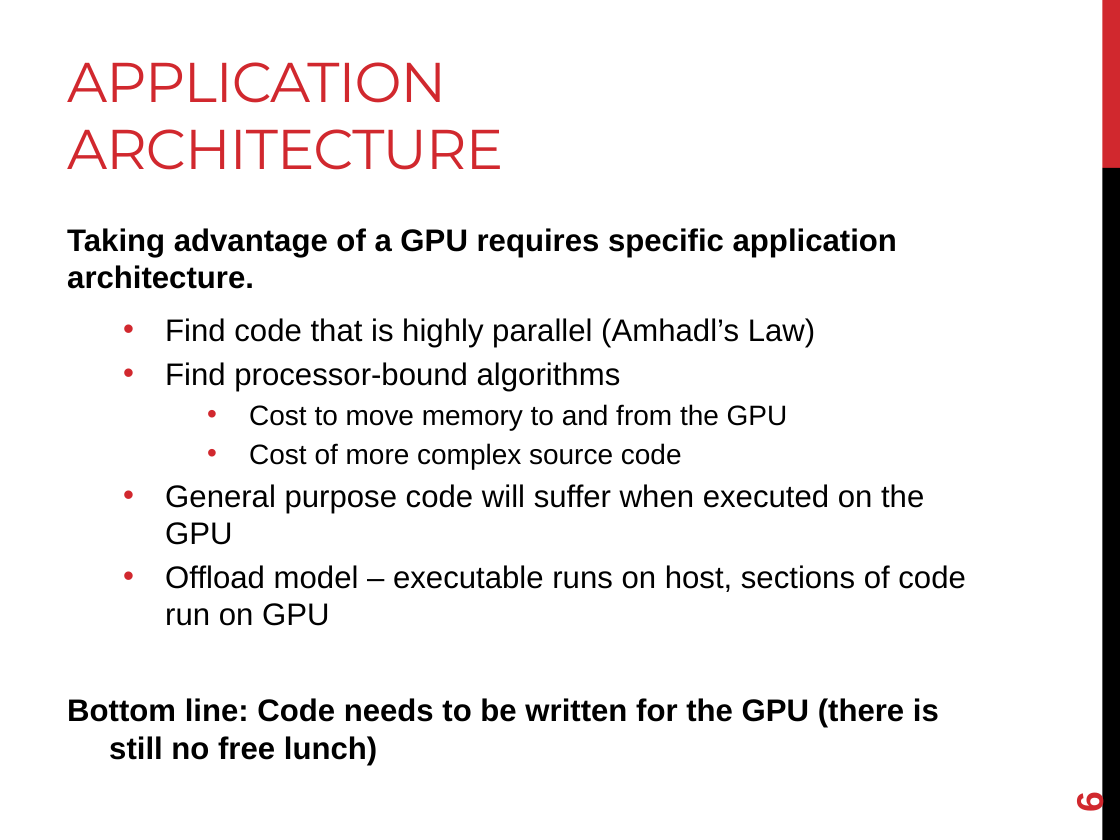
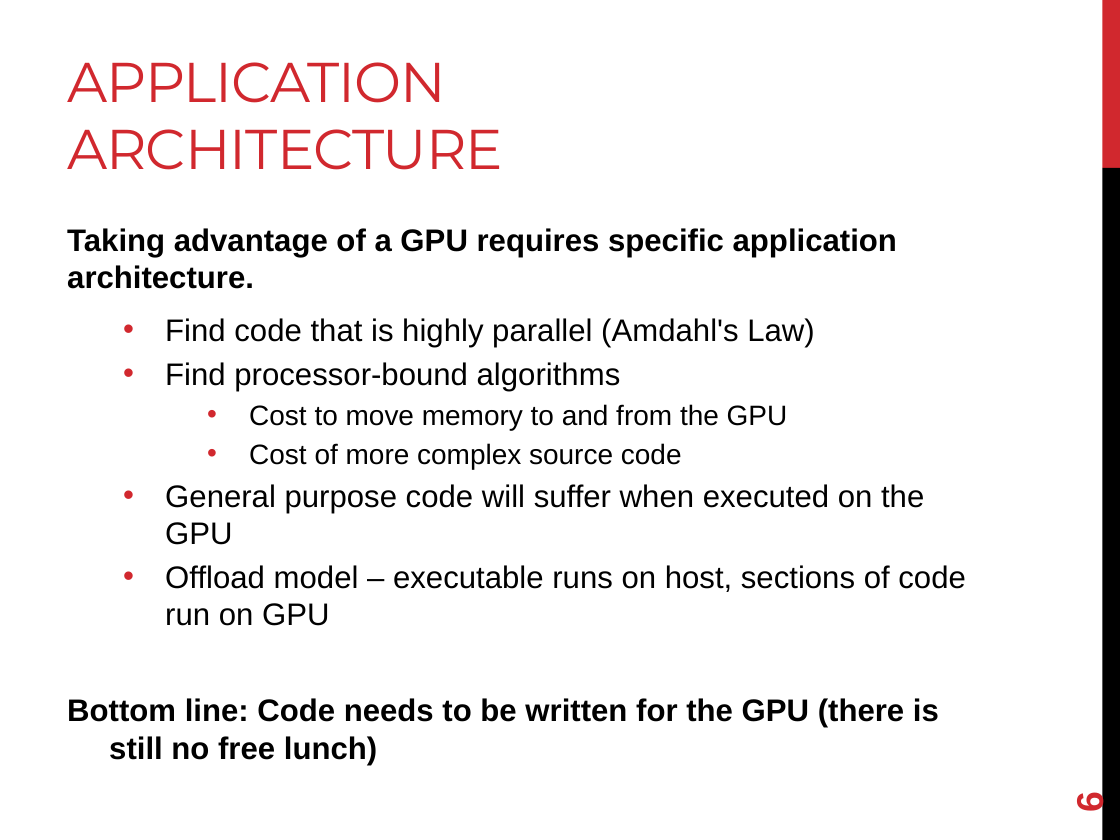
Before and after one commit to joshpeterson/DevelopingConcurrentSoftware, a slide deck: slide 6 of Lectures/Hybrid Concurrency/Hybrid Concurrency.pptx. Drawn at 1120x840 pixels with LibreOffice and Linux fonts; fonts in the diff are those of the drawing. Boxes give left, top, right and bottom in pixels: in the first picture for what was removed or moved away, otherwise in the second. Text is boxed around its words. In the diff, an @@ line names an element or a change of style, - is before the commit and + after.

```diff
--- a/Lectures/Hybrid Concurrency/Hybrid Concurrency.pptx
+++ b/Lectures/Hybrid Concurrency/Hybrid Concurrency.pptx
@@ text at (x1=165, y1=318, x2=814, y2=347): text changed @@
-  • Find code that is highly parallel (Amhadl’s Law)
+  • Find code that is highly parallel (Amdahl's Law)
```
Also in this commit, not shown: 2 other slides changed, 12 slides added.
